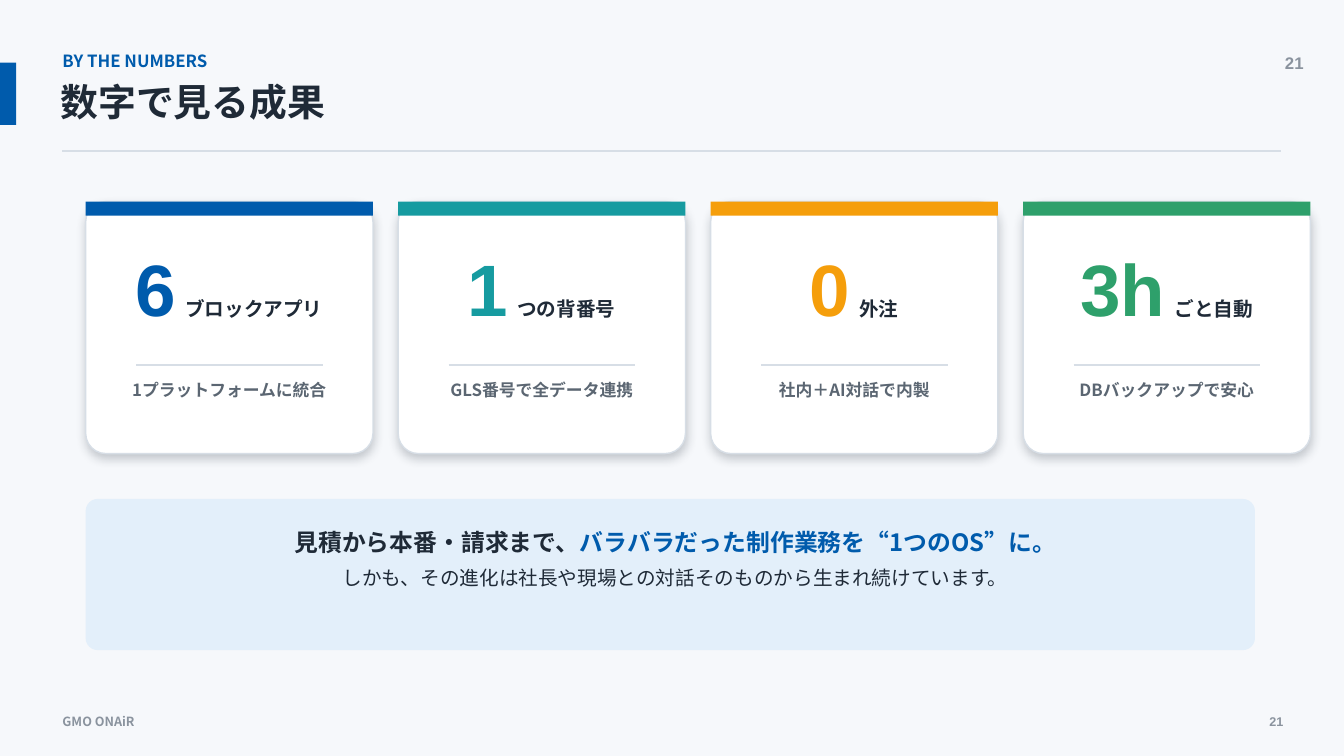
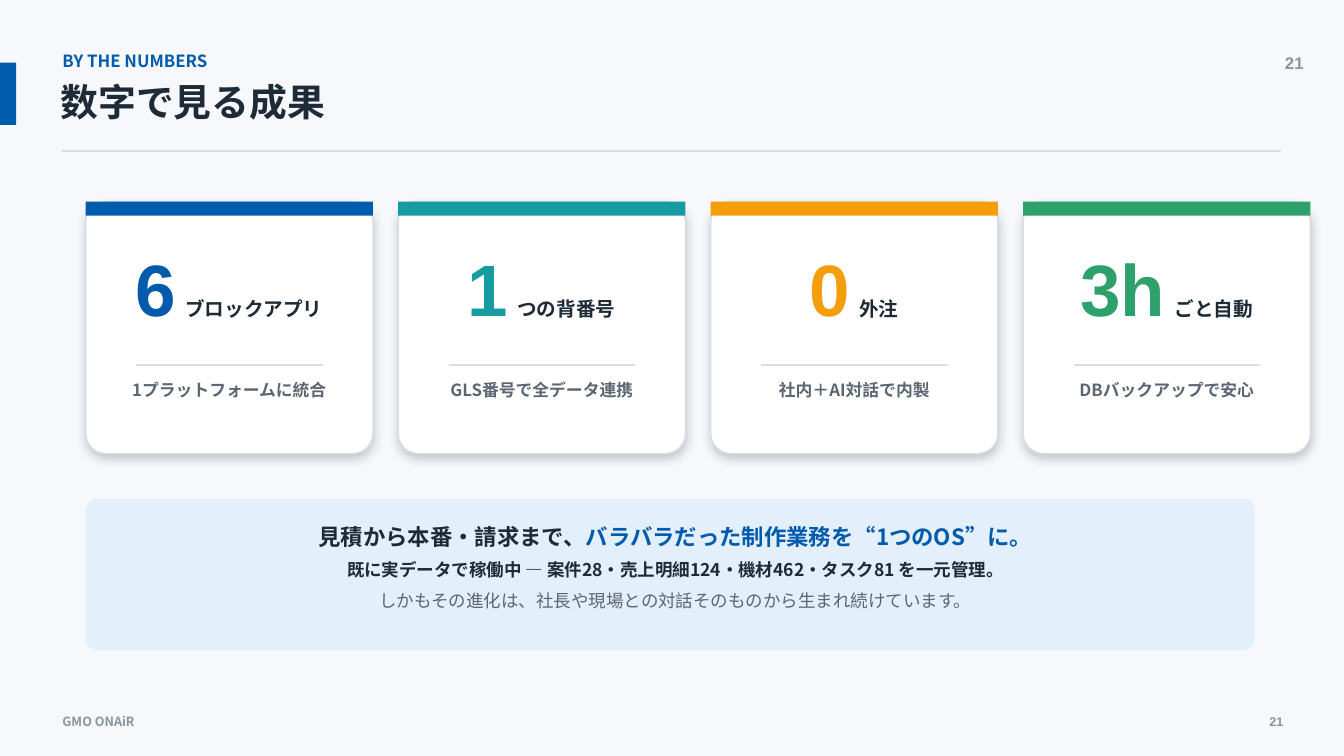
Before and after one commit to terai-takehiro/gmo-onair, a slide deck: slide 21 of docs/presentation/GMO_ONAiR_プレゼン.pptx. Drawn at 1344x756 pixels with LibreOffice and Linux fonts; fonts in the diff are those of the drawing. Boxes give left, top, right and bottom in pixels: in the first picture for what was removed or moved away, otherwise in the second. Text is boxed around its words. In the diff, an @@ line names an element or a change of style, - is before the commit and + after.

```diff
--- a/docs/presentation/GMO_ONAiR_プレゼン.pptx
+++ b/docs/presentation/GMO_ONAiR_プレゼン.pptx
@@ text at [319,526,1033,547]: size 17 to 16 pt in "見積から本番・請求まで、バラバラだった制作業務を“1つのOS”に。"; line spacing 1.3 to 1.25; more space between paragraphs @@
@@ text at [347,561,1004,609]: text changed; size 14 to 12.5 pt; bold on @@
-しかも、その進化は社長や現場との対話そのものから生まれ続けています。
+既に実データで稼働中 — 案件28・売上明細124・機材462・タスク81 を一元管理。
+しかもその進化は、社長や現場との対話そのものから生まれ続けています。
```
Also in this commit, not shown: 9 other slides changed, 9 other files.
